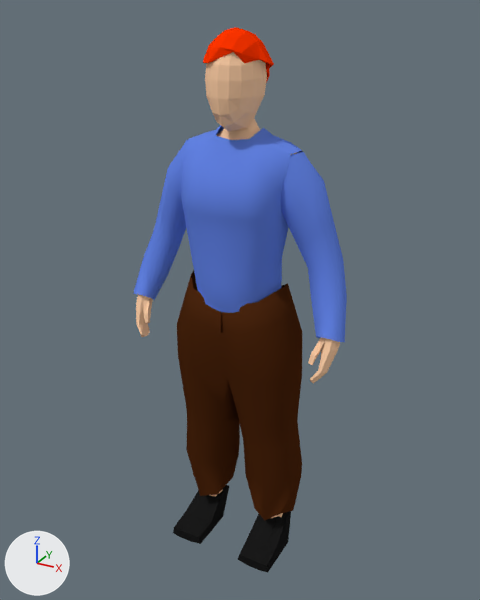
What one commit did to the Blender file TrevorQuest Project/Assets/characters/char_model.blend.
Both versions are drawn from a camera (50 mm lens) standing at (1.073, -1.935, 2.015) and looking at (-0.007, 0.028, 1.034). Lighting does not change. The marker at lower left points along +X, +Y and +Z.

Objects in the first picture: 'Leggings', 'Shirt', 'body', 'hair', 'shoe'.
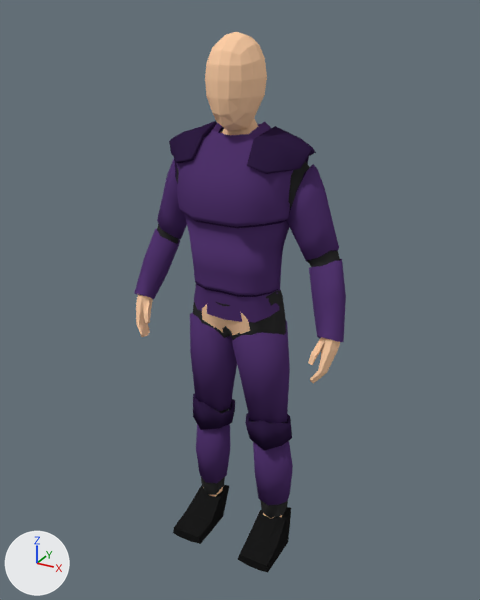
Commit message: Armor Added

Changed parts and their boxes (x1, y1, x2, y2) in the pictures (480 x 600 px):
'Shirt', hidden
    before: (133, 125, 347, 342)
'Leggings', hidden
    before: (177, 270, 302, 520)
'Armor_BP', added (purple)
    after: (177, 122, 309, 323)
'Armor_legs', added (purple)
    after: (190, 312, 293, 505)
'Armor_Arms', added (purple)
    after: (134, 159, 346, 342)
'Armor_Shoulders', added (purple)
    after: (169, 121, 316, 174)
'body.001', added (black)
    after: (193, 290, 288, 518)
'hair', hidden
    before: (203, 27, 274, 83)
'underArmor_Arms', added (black)
    after: (143, 161, 340, 339)

Patch to the scene script:
```diff
--- a/TrevorQuest Project/Assets/characters/char_model.blend.py
+++ b/TrevorQuest Project/Assets/characters/char_model.blend.py
@@ ob_leggings @@
 ob_leggings = bpy.data.objects.new('Leggings', me_cube_002)
-ob_leggings.location = (0.0, 0.0, -0.003)
+ob_leggings.location = (0.0, 0.0, 0.0)
 _m = ob_leggings.modifiers.new('Mirror', 'MIRROR')
 _m.use_clip = True
+ob_leggings.hide_set(True)  # its collection is switched off
@@ ob_shirt @@
 ob_shirt = bpy.data.objects.new('Shirt', me_cube_003)
-ob_shirt.location = (0.0, 0.0, -0.003)
+ob_shirt.location = (0.0, 0.0, 0.0)
 _m = ob_shirt.modifiers.new('Mirror', 'MIRROR')
 _m.use_clip = True
+ob_shirt.hide_set(True)  # its collection is switched off
@@ ob_hair @@
 ob_hair = bpy.data.objects.new('hair', me_cube_005)
-ob_hair.location = (0.0, 0.0, -0.003)
+ob_hair.location = (0.0, 0.0, 0.0)
 _m = ob_hair.modifiers.new('Solidify', 'SOLIDIFY')
@@ ob_hair @@
 _m = ob_hair.modifiers.new('Solidify', 'SOLIDIFY')
 _m.nonmanifold_merge_threshold = 0.0003
+ob_hair.hide_set(True)  # its collection is switched off
@@ ob_armor_bp @@
+ob_armor_bp = bpy.data.objects.new('Armor_BP', me_cube_006)  # 183 vertices, 155 faces; spans x 0.0..0.233, y -0.17..0.173, z 1.007..1.684; in mat_armor (dark purple #533670), mat_kneecap (dark purple #2f1e42); modifiers MIRROR
+ob_armor_bp.location = (0.0, 0.0, -0.003)
@@ ob_underarmor_arms @@
+ob_underarmor_arms = bpy.data.objects.new('underArmor_Arms', me_cube_007)  # 59 vertices, 46 faces; spans x 0.118..0.418, y -0.087..0.154, z 0.989..1.641; in mat_underarmor (black #333333); modifiers MIRROR
+ob_underarmor_arms.location = (0.0, 0.0, -0.003)
@@ ob_armor_arms @@
+ob_armor_arms = bpy.data.objects.new('Armor_Arms', me_cube_008)  # 86 vertices, 66 faces; spans x 0.191..0.426, y -0.083..0.104, z 0.987..1.562; in mat_armor (dark purple #533670), mat_kneecap (dark purple #2f1e42); modifiers MIRROR
+ob_armor_arms.location = (0.0, 0.0, -0.003)
@@ ob_armor_shoulders @@
+ob_armor_shoulders = bpy.data.objects.new('Armor_Shoulders', me_cube_009)  # 56 vertices, 45 faces; spans x 0.093..0.26, y -0.126..0.119, z 1.549..1.669; in mat_kneecap (dark purple #2f1e42); modifiers MIRROR
+ob_armor_shoulders.location = (0.0, 0.0, -0.003)
@@ ob_body_001 @@
+ob_body_001 = bpy.data.objects.new('body.001', me_underarmor)  # 132 vertices, 123 faces; spans x 0.0..0.217, y -0.111..0.131, z 0.07..1.123; in mat_underarmor (black #333333); modifiers MIRROR
+ob_body_001.location = (0.0, 0.0, -0.003)
@@ ob_armor_legs @@
+ob_armor_legs = bpy.data.objects.new('Armor_legs', me_underarmor_001)  # 80 vertices, 60 faces; spans x 0.0..0.224, y -0.097..0.11, z 0.185..0.986; in mat_armor (dark purple #533670), mat_kneecap (dark purple #2f1e42); modifiers MIRROR, SOLIDIFY
+ob_armor_legs.location = (0.0, 0.0, -0.003)
```
